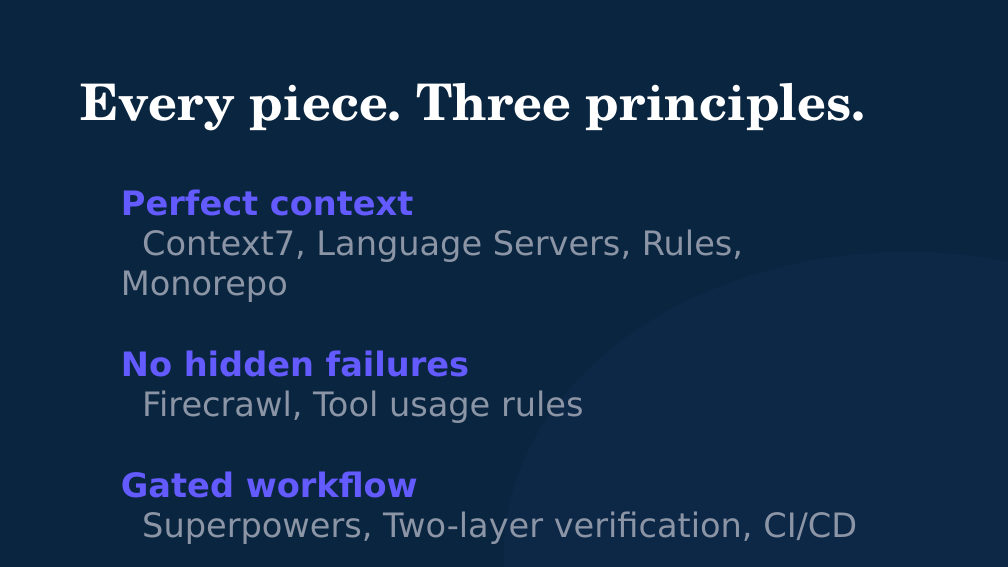
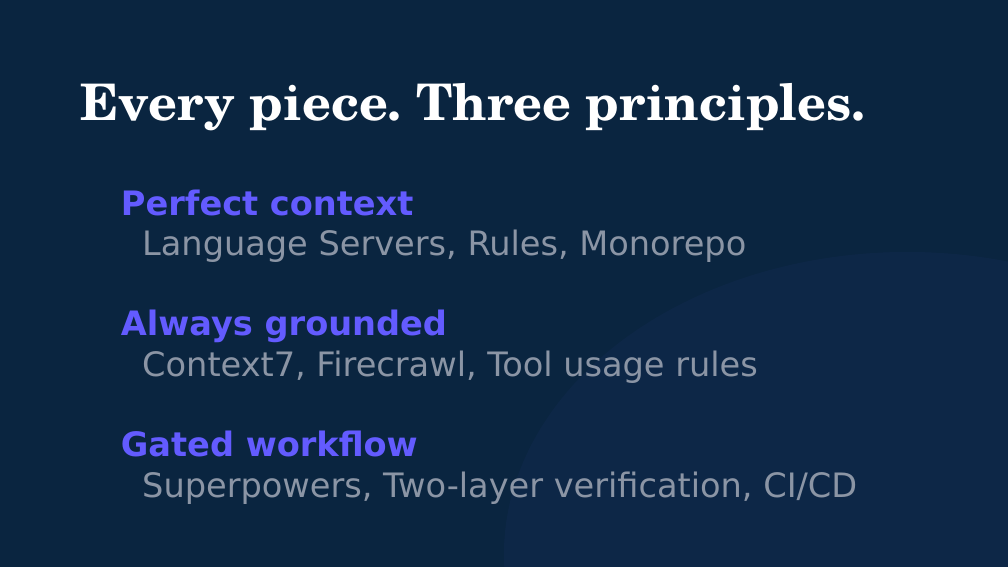
Before and after one commit to michaelengland/ai-best-practices, a slide deck: slide 59 of decks/builder/builder.pptx. Drawn at 1008x567 pixels with LibreOffice and Linux fonts; fonts in the diff are those of the drawing. Boxes give left, top, right and bottom in pixels: in the first picture for what was removed or moved away, otherwise in the second. Text is boxed around its words. In the diff, an @@ line names an element or a change of style, - is before the commit and + after.

```diff
--- a/decks/builder/builder.pptx
+++ b/decks/builder/builder.pptx
@@ text at (121,229,758,383): text changed @@
-Context7, Language Servers, Rules, Monorepo
-No hidden failures
-Firecrawl, Tool usage rules
+Language Servers, Rules, Monorepo
+Always grounded
+Context7, Firecrawl, Tool usage rules
```
Also in this commit, not shown: 3 other slides changed, 6 other files.
